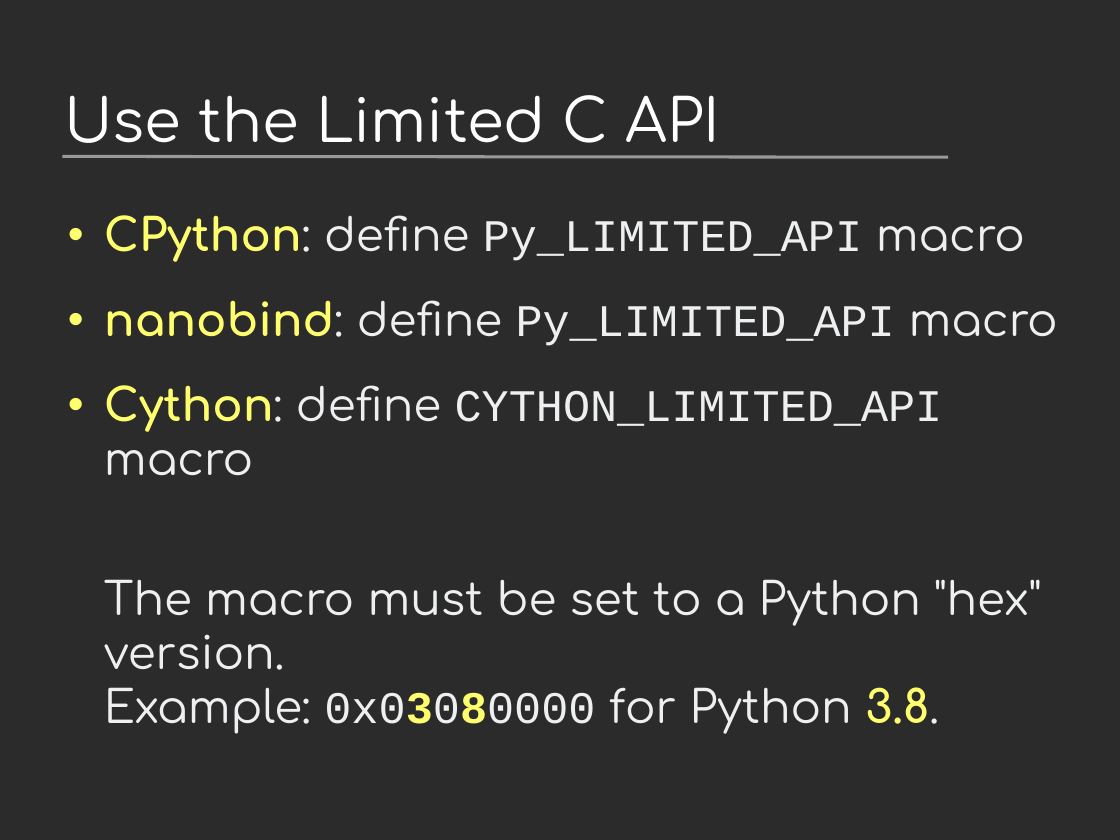
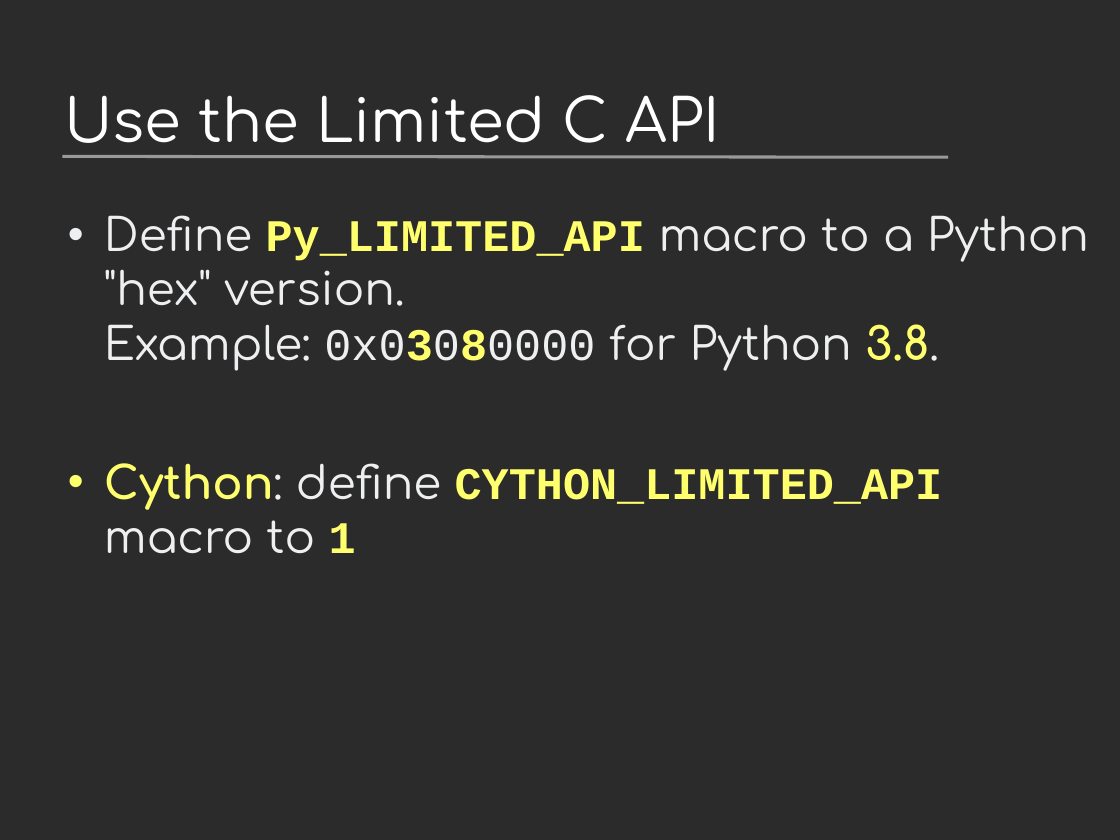
Before and after one commit to vstinner/talks, a slide deck: slide 30 of 2024-EuroPython/c-api.odp. Drawn at 1120x840 pixels with LibreOffice and Linux fonts; fonts in the diff are those of the drawing; background and template pictures are left out; a plain dark background stands for a picture behind light text. Boxes give left, top, right and bottom in pixels: in the first picture for what was removed or moved away, otherwise in the second. Text is boxed around its words. In the diff, an @@ line names an element or a change of style, - is before the commit and + after.

```diff
--- a/2024-EuroPython/c-api.odp
+++ b/2024-EuroPython/c-api.odp
@@ text at [104,215,1089,553]: text changed @@
-• CPython: define Py_LIMITED_API macro
-• nanobind: define Py_LIMITED_API macro
-• Cython: define CYTHON_LIMITED_API macro
-The macro must be set to a Python "hex" version.
-Example: 0x03080000 for Python 3.8.
+• Define Py_LIMITED_API macro to a Python "hex" version.
+  Example: 0x03080000 for Python 3.8.
+• Cython: define CYTHON_LIMITED_API macro to 1
```
Also in this commit, not shown: 1 other file.
